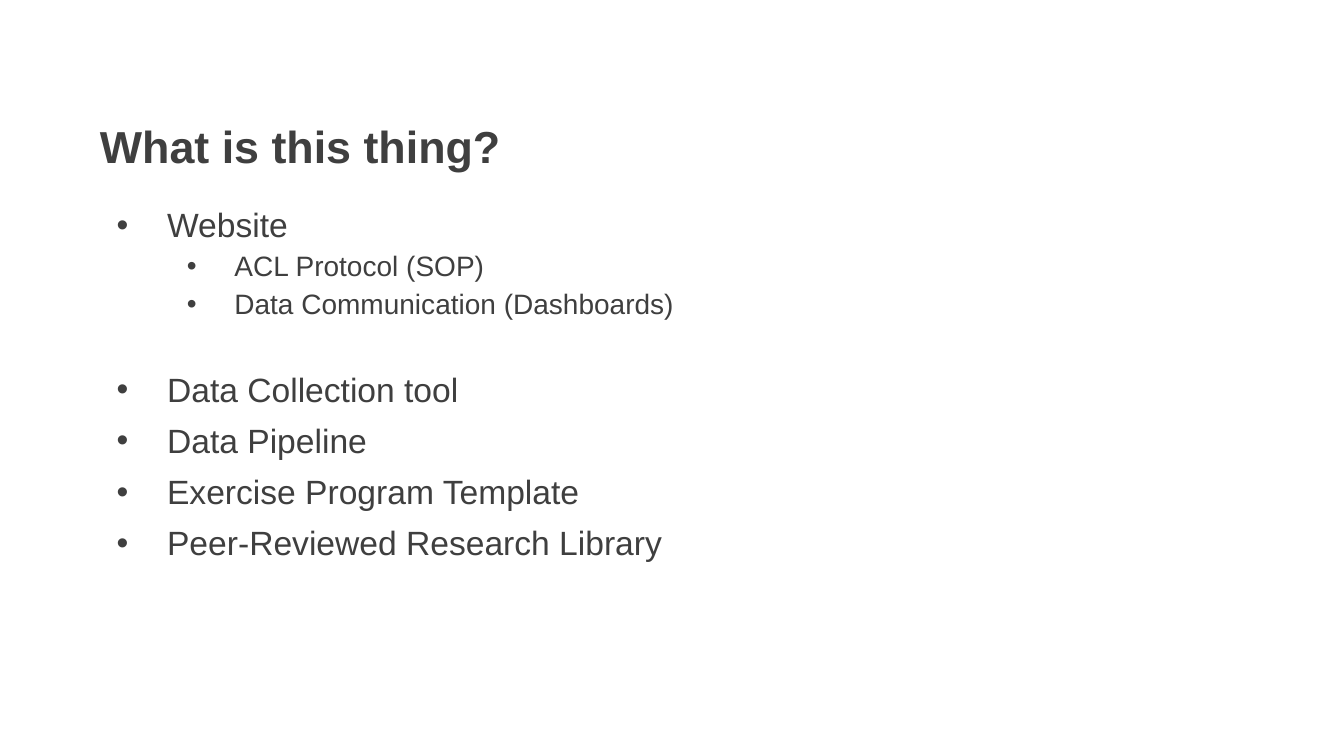
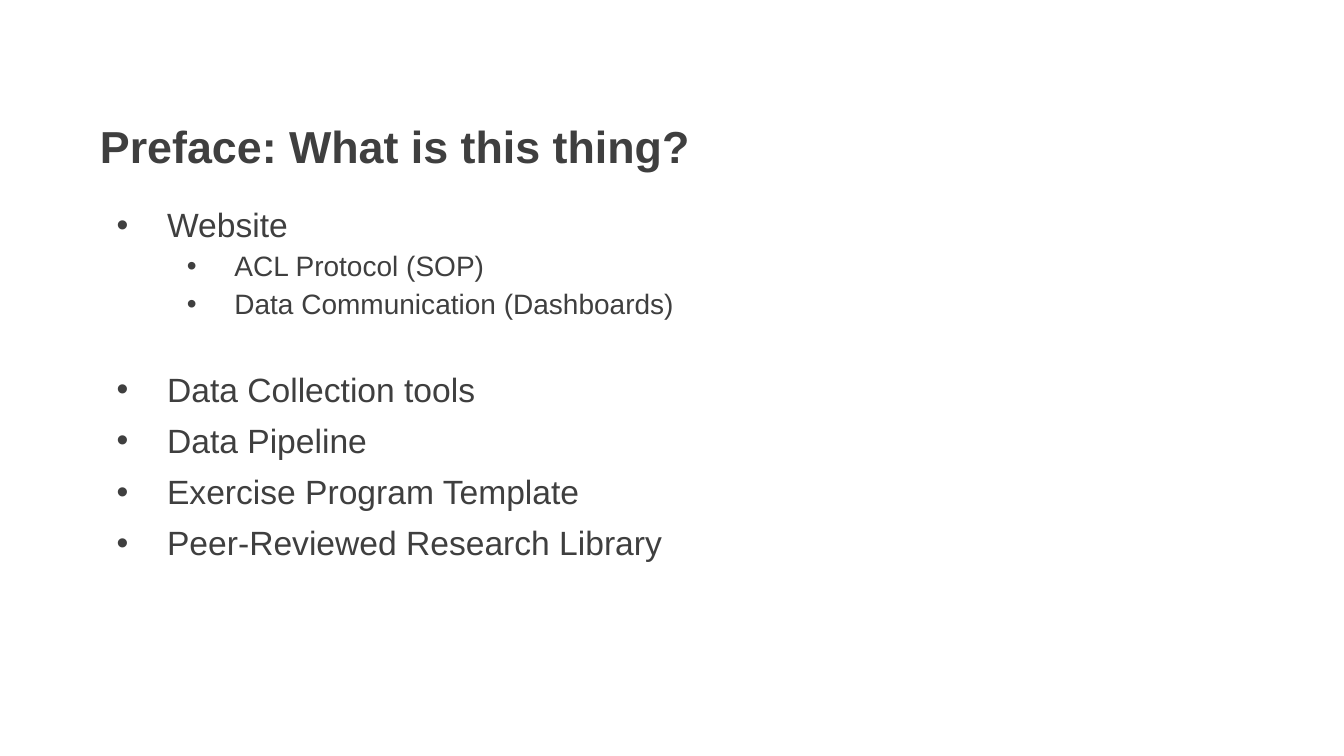
Before and after one commit to AKates717/CSI-Pacific-RTP, a slide deck: slide 7 of RTP Resources/RTP_L&L_2026.pptx (slide 4 before the commit). Drawn at 1344x756 pixels with LibreOffice and Linux fonts; fonts in the diff are those of the drawing; background and template pictures are left out. Boxes give left, top, right and bottom in pixels: in the first picture for what was removed or moved away, otherwise in the second. Text is boxed around its words. In the diff, an @@ line names an element or a change of style, - is before the commit and + after.

```diff
--- a/RTP Resources/RTP_L&L_2026.pptx
+++ b/RTP Resources/RTP_L&L_2026.pptx
@@ title at (x1=100, y1=130, x2=690, y2=172): text changed @@
-What is this thing?
+Preface: What is this thing?
@@ text at (x1=167, y1=377, x2=475, y2=403): text changed @@
-• Data Collection tool
+• Data Collection tools
```
Also in this commit, not shown: 6 other slides changed, 3 slides added, 16 other files.
